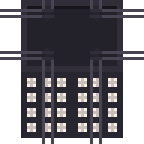
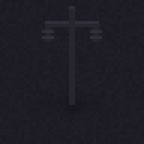
Comparing the layer stacks of the two w=144, h=144 images. Changes:
showed group "Cables NS" (4 layers) over [30, 0, 114, 144]
hid group "Generator" (6 layers) over [0, 0, 144, 144]
showed "Background" over [0, 0, 144, 144]
